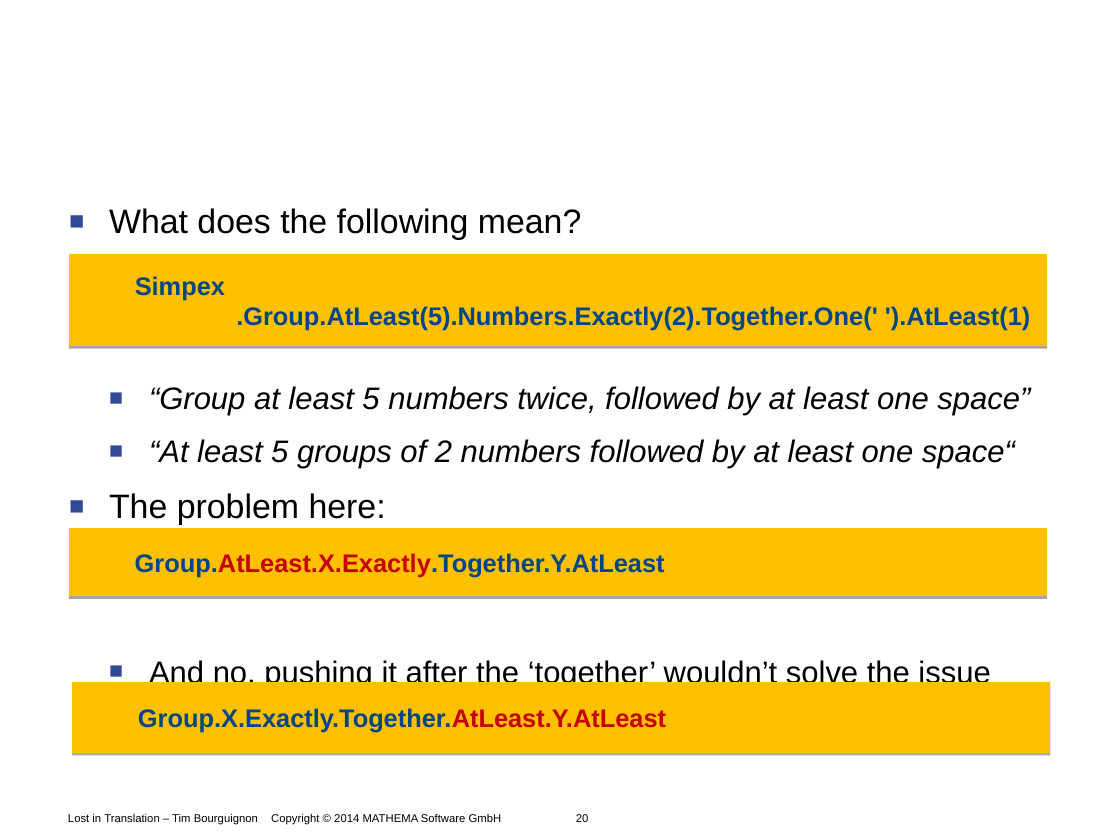
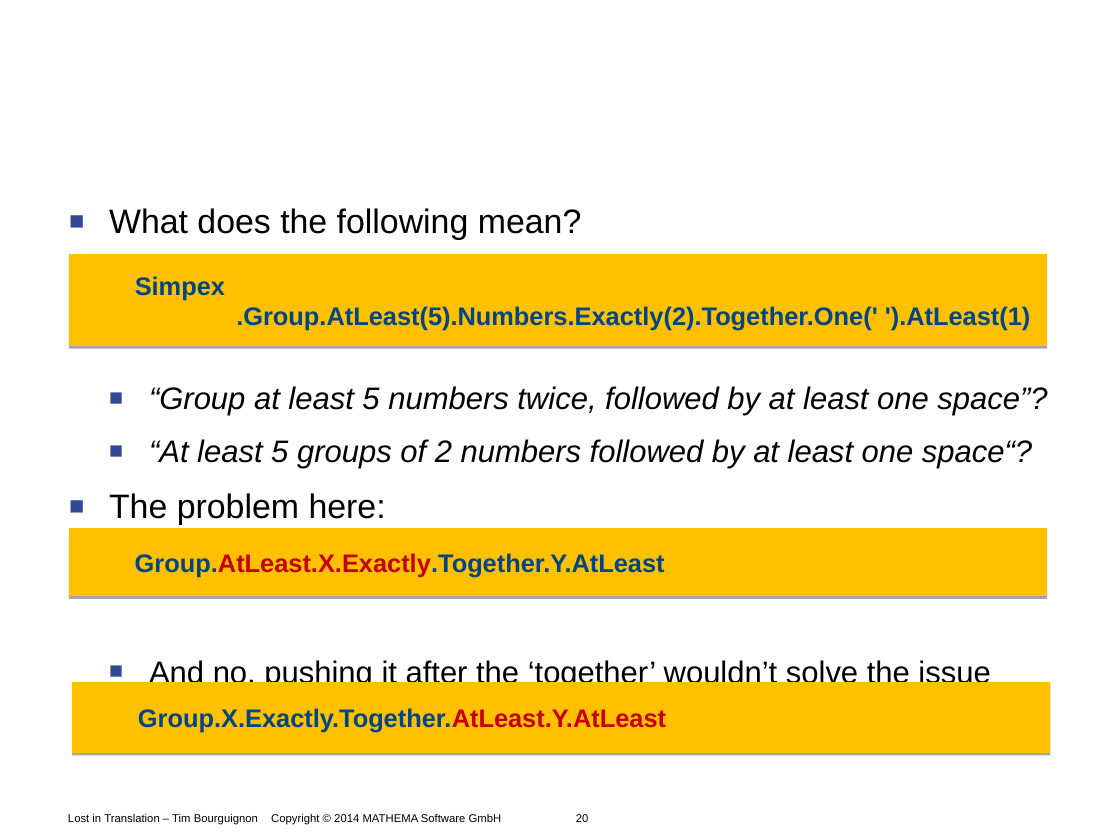
Before and after one commit to Timothep/Talk.LostInTranslation, a slide deck: slide 20 of LostInTranslation.odp. Drawn at 1120x840 pixels with LibreOffice and Linux fonts; fonts in the diff are those of the drawing; background and template pictures are left out. Boxes give left, top, right and bottom in pixels: in the first picture for what was removed or moved away, otherwise in the second. Text is boxed around its words. In the diff, an @@ line names an element or a change of style, - is before the commit and + after.

```diff
--- a/LostInTranslation.odp
+++ b/LostInTranslation.odp
@@ text at box(149, 386, 1047, 469): text changed @@
-  ■ “Group at least 5 numbers twice, followed by at least one space”
-  ■ “At least 5 groups of 2 numbers followed by at least one space“
+  ■ “Group at least 5 numbers twice, followed by at least one space”?
+  ■ “At least 5 groups of 2 numbers followed by at least one space“?
```
Also in this commit, not shown: 5 other slides changed.
